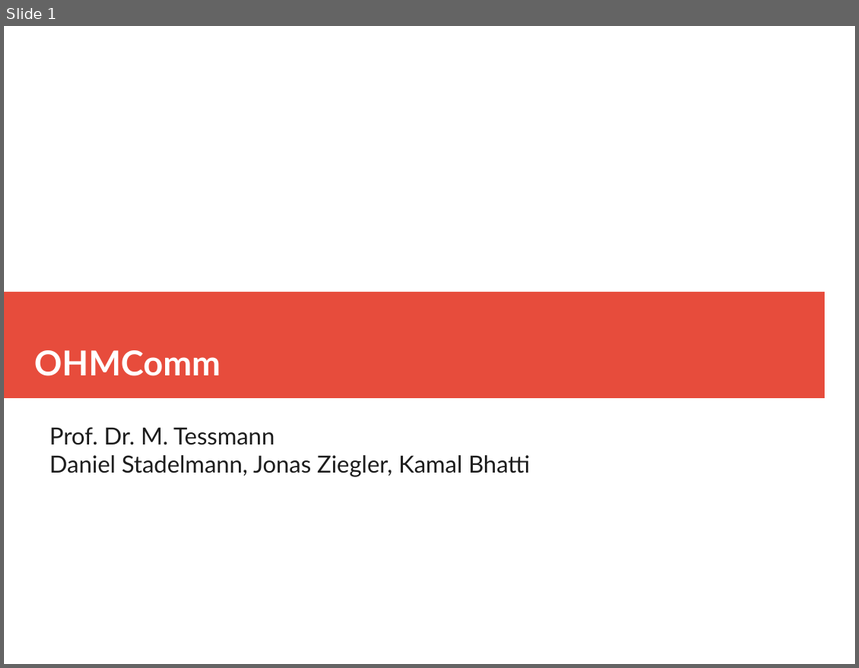
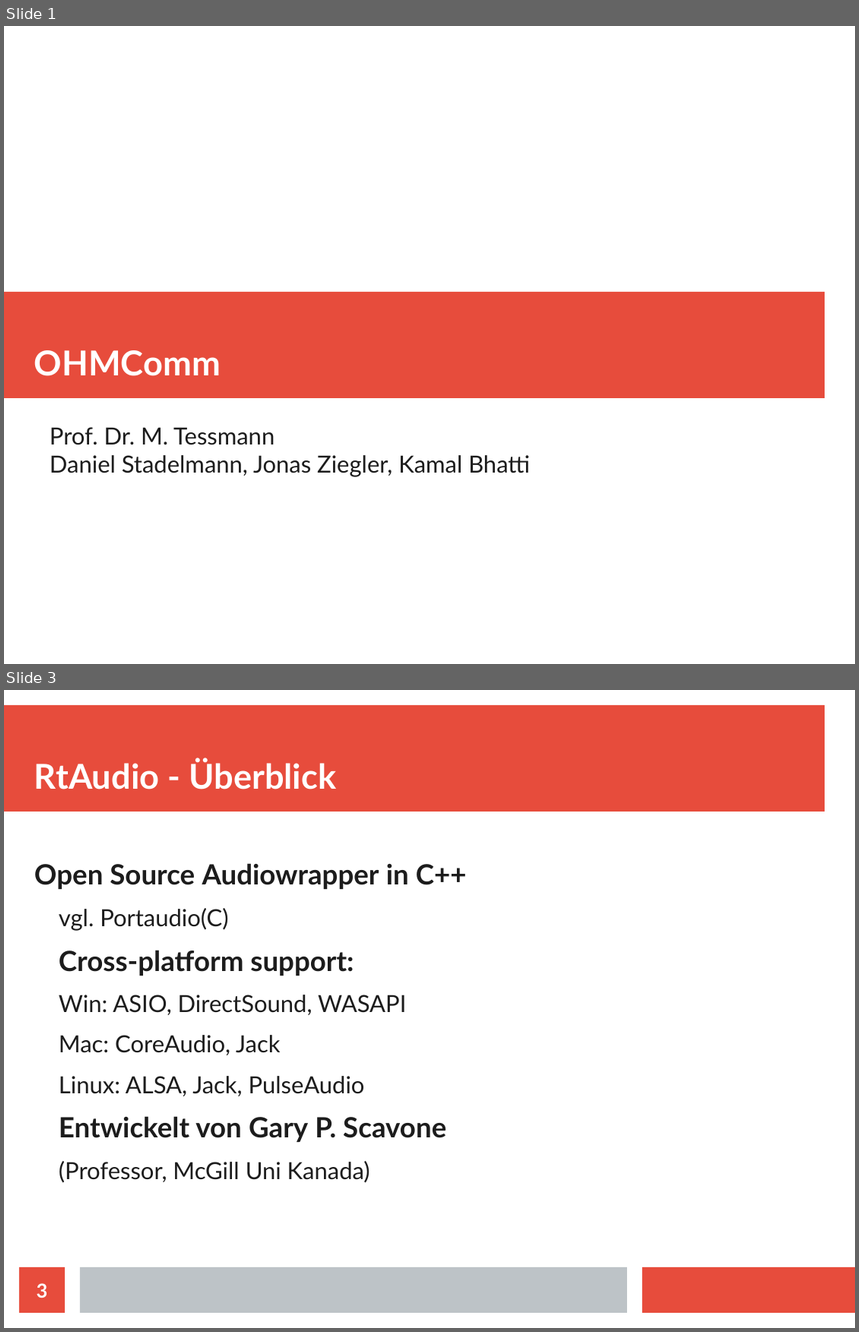
Before and after one commit to doe300/OHMComm, a slide deck: documents/OHMCommPres.odp. Shown one above the other, each under a label of ours: slide 1 before the commit, slides 1 and 3 after it; the slides between them are not shown. The pictures are 859x668 and 859x1332 pixels, drawn with LibreOffice and Linux fonts; fonts in the diff are those of the drawing. Boxes give left, top, right and bottom in pixels: in the first picture for what was removed or moved away, otherwise in the second. Text is boxed around its words. In the diff, an @@ line names an element or a change of style, - is before the commit and + after.

Commit message:
Updated Presentation
Added first version of RtAudio Presentation

```diff
--- a/documents/OHMCommPres.odp
+++ b/documents/OHMCommPres.odp
@@ slide 3 added at <box>4,690,855,1328</box>, background #FFFFFF @@
@@ rectangle added at <box>4,705,825,812</box>, fill #E74C3C @@
@@ title added at <box>34,759,336,790</box>, 32 pt, text #FFFFFF, bold @@
+RtAudio - Überblick
@@ text added at <box>34,863,467,1183</box>, 22 pt, text #1C1C1C @@
+Open Source Audiowrapper in C++
+  vgl. Portaudio(C)
+Cross-platform support:
+  Win: ASIO, DirectSound, WASAPI
+  Mac: CoreAudio, Jack
+  Linux: ALSA, Jack, PulseAudio
+Entwickelt von Gary P. Scavone
+  (Professor, McGill Uni Kanada)
@@ page number added at <box>19,1268,65,1313</box>, fill #E74C3C, 18 pt, text #FFFFFF, bold @@
+3
@@ rectangle added at <box>80,1268,627,1313</box>, fill #BDC3C7 @@
@@ rectangle added at <box>643,1268,855,1313</box>, fill #E74C3C @@
```
Also in this commit, not shown: 1 slide changed, 4 other slides added, 1 slide removed.
